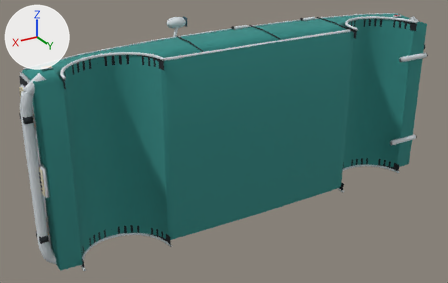
The OBJ model games/nord-unreal/Data/SeventiesCars/Geometry/Car70Body1.obj, before and after one commit.
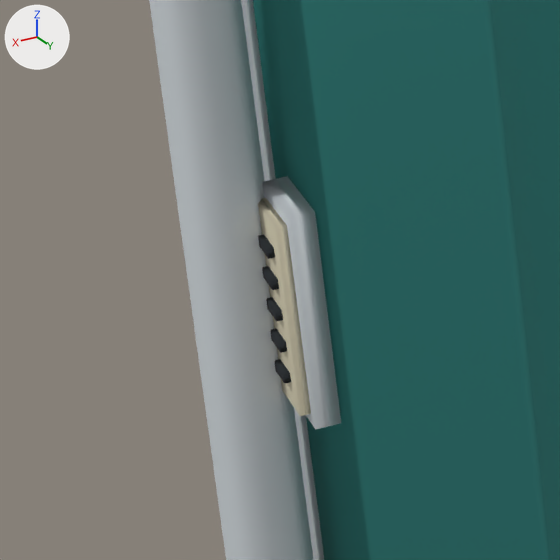
Old and new are each drawn whole from a camera (50 mm lens) standing at (335.6, 540.6, 242.1) and looking at (20.6, 15.5, -20.5) and again close up on the part from 1% to 18% of the width and 50% to 76% of the height. Lighting does not change. The marker at upper left points along +X, +Y and +Z. The older version's two pictures come first. Where no turn or scale is listed for an object, it has been applied to the vertices. Vertices at exactly the same position are counted once.

Names of what the first close-up shows: 'Car70Body1'.
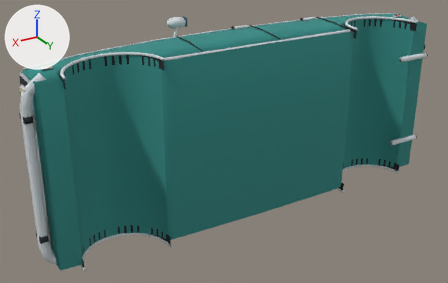
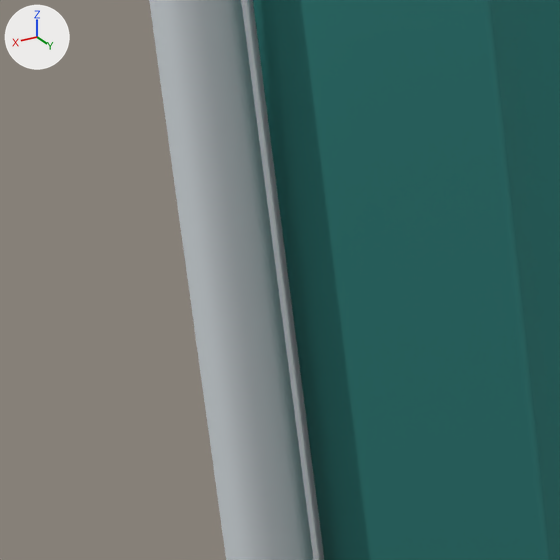
What differs and where, as boxes (x1, y1, x2, y2) in the close-ups (560 x 560 px):
part 1 of me_car70body1, deleted: before (258, 176, 341, 430)

The change, as a list of edits to the scene's bpy script:
```text
Change me_car70body1:
    used by ob_car70body1; location = (0.0, 0.0, 0.0)
    remove me_car70body1.from_pydata(...)  # 4962 vertices, 8361 faces; spans x -233.0..233.0, y -29.0..64.0, z -110.0..110.0
    add me_car70body1.from_pydata(...)  # 4906 vertices, 8277 faces; spans x -233.0..233.0, y -29.0..64.0, z -110.0..110.0
    me_car70body1 part 1: 7 loose pieces with 56 vertices, spanning x 220.0..226.0, y 46.0..56.0, z -14.0..13.0, are deleted
```
